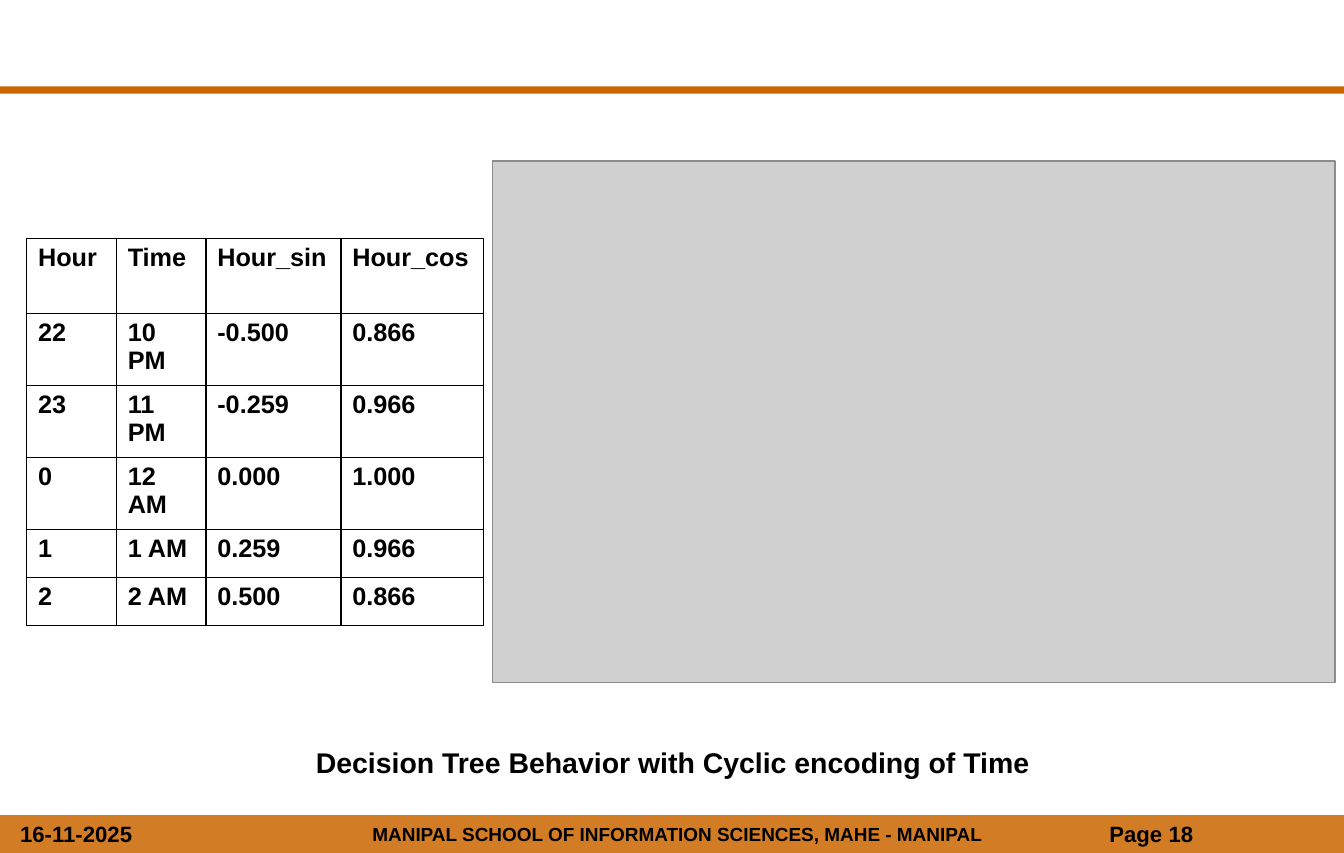
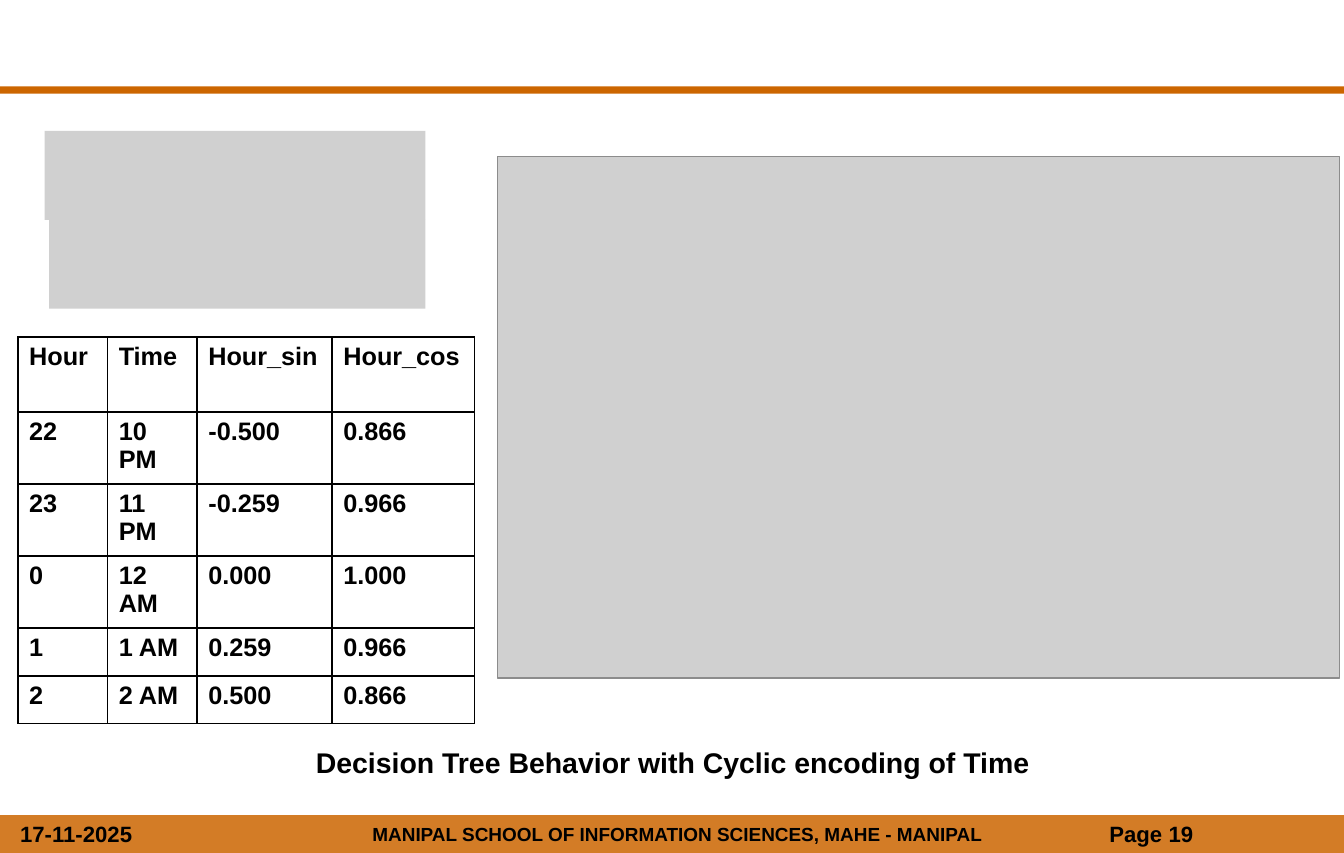
Before and after one commit to suhaasd/Fraud_Detection_Using_Machine_Learning, a slide deck: slide 19 of Fraud_Detection/fraud detection.pptx (slide 18 before the commit). Drawn at 1344x853 pixels with LibreOffice and Linux fonts; fonts in the diff are those of the drawing; grey boxes stand for pictures; background and template pictures are left out. Boxes give left, top, right and bottom in pixels: in the first picture for what was removed or moved away, otherwise in the second. Text is boxed around its words. In the diff, an @@ line names an element or a change of style, - is before the commit and + after.

```diff
--- a/Fraud_Detection/fraud detection.pptx
+++ b/Fraud_Detection/fraud detection.pptx
@@ picture added at bbox=[44, 131, 426, 220] @@
@@ picture: place and size @@
-picture at bbox=[493, 162, 1335, 684]
+picture at bbox=[497, 157, 1339, 679]
@@ picture added at bbox=[49, 220, 426, 308] @@
@@ table: place and size @@
-table at bbox=[27, 239, 485, 626]
+table at bbox=[18, 337, 476, 724]
@@ text at bbox=[20, 826, 132, 843]: text changed @@
-16-11-2025
+17-11-2025
@@ page number at bbox=[1109, 826, 1194, 847]: text changed @@
-Page 18
+Page 19
```
Also in this commit, not shown: 38 other slides changed, 3 slides added.
